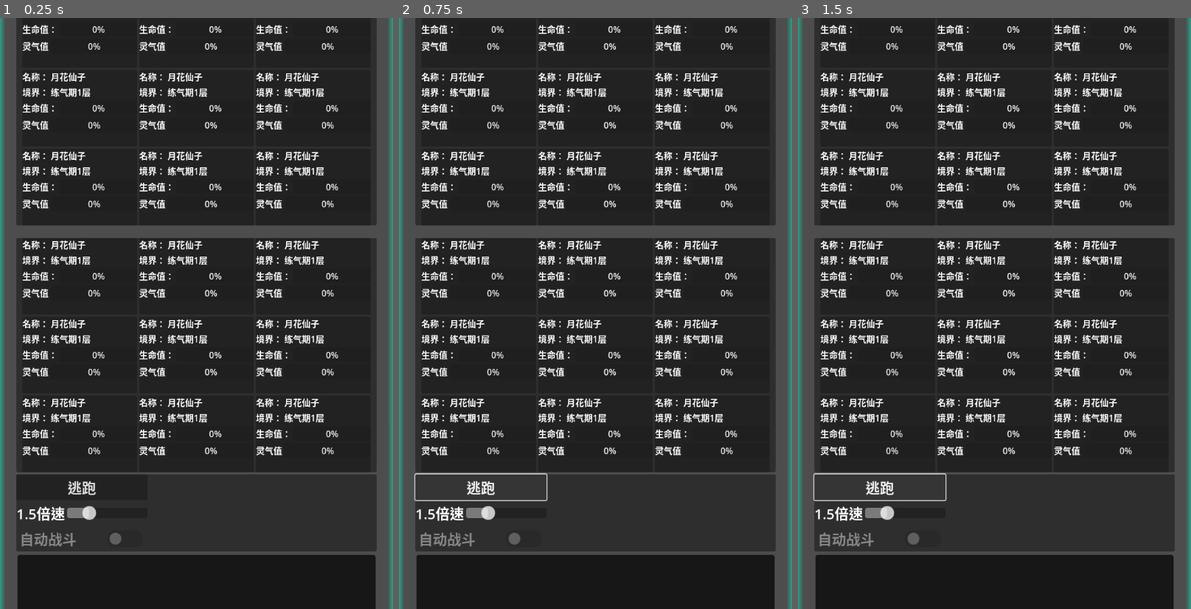
Above: before the commit, frames 1-3 (left to right).
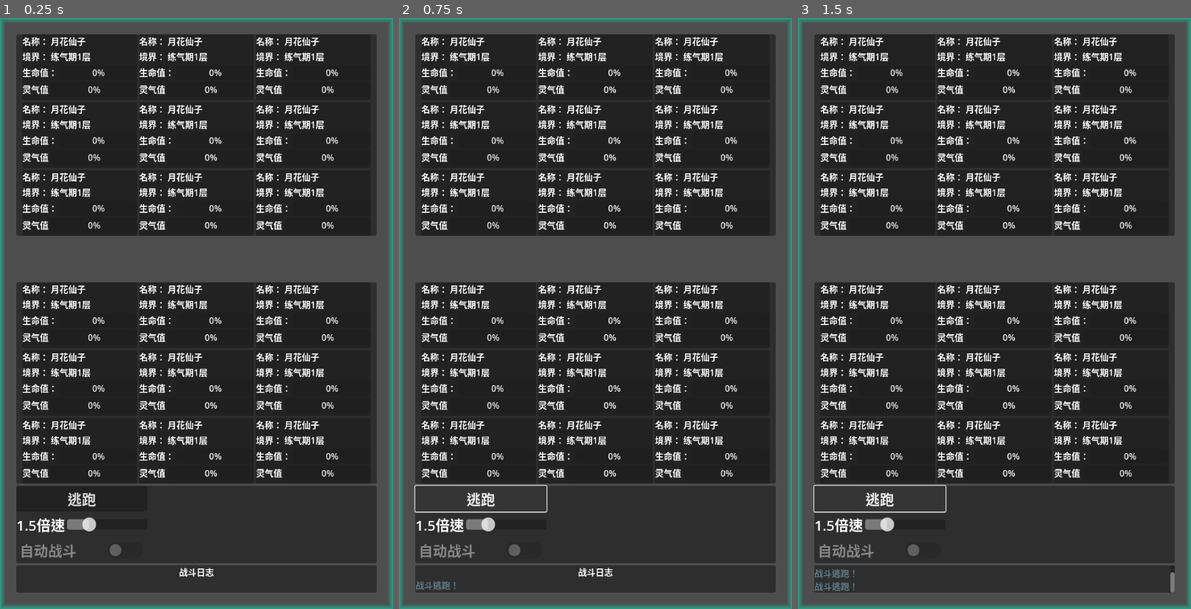
Above: after the commit, the same moments.

Repository: seven-it-work/godot-compoent
Game: Godot game, scene res://战斗/战斗场景.tscn
Two runs of this game, one before a commit and one after it. Both use one fixed random seed, a clock stepped at 60 frames per second and the inputs below.
Inputs:
- Up to frame 1 (0.25 s): no input
- Up to frame 2 (0.75 s): click "逃跑" at 0.5 s
- Up to frame 3 (1.5 s): click "逃跑" at 1.25 s

The runs differ from the first frame. In frame 1, 29% of the frame differs, in the area x 0-100%, y 0-100%; in frame 2, 29%; in frame 3, 29%.

Commit message:
refactor(战斗场景): 调整面板尺寸和简化日志样式
移除战斗日志的冗余样式资源并调整多个面板的最小尺寸，优化界面布局

Diff:
--- a/godot-compoent/战斗/战斗中的人员面板.tscn
+++ b/godot-compoent/战斗/战斗中的人员面板.tscn
@@ -3,7 +3,7 @@
 [ext_resource type="PackedScene" uid="uid://demwadgunawnc" path="res://成长属性/成长属性组件.tscn" id="1_5lwf2"]
 
 [node name="战斗中的人员面板" type="PanelContainer"]
-custom_minimum_size = Vector2(210, 140)
+custom_minimum_size = Vector2(210, 120)
 
 [node name="VBoxContainer" type="VBoxContainer" parent="."]
 layout_mode = 2
--- a/godot-compoent/战斗/战斗场景.tscn
+++ b/godot-compoent/战斗/战斗场景.tscn
@@ -51,23 +51,6 @@
 corner_radius_bottom_right = 4
 corner_radius_bottom_left = 4
 corner_detail = 6
-
-[sub_resource type="StyleBoxFlat" id="StyleBoxFlat_log"]
-content_margin_left = 8.0
-content_margin_top = 8.0
-content_margin_right = 8.0
-content_margin_bottom = 8.0
-bg_color = Color(0.0, 0.0, 0.0, 0.7)
-corner_radius_top_left = 6
-corner_radius_top_right = 6
-corner_radius_bottom_right = 6
-corner_radius_bottom_left = 6
-corner_detail = 8
-border_width_left = 2
-border_width_top = 2
-border_width_right = 2
-border_width_bottom = 2
-border_color = Color(0.3, 0.3, 0.3, 1.0)
 
 [sub_resource type="DPITexture" id="DPITexture_qg6y6"]
 _source = "<svg xmlns=\"http://www.w3.org/2000/svg\" width=\"32\" height=\"16\"><rect width=\"30\" height=\"14\" x=\"1\" y=\"1\" fill=\"#fff\" fill-opacity=\".75\" rx=\"7\"/><circle cx=\"24\" cy=\"8\" r=\"5\" fill=\"#1a1a1a\"/></svg>
@@ -149,7 +132,6 @@
 layout_mode = 2
 
 [node name="HSeparator" type="PanelContainer" parent="PanelContainer/VBoxContainer"]
-custom_minimum_size = Vector2(15, 15)
 layout_mode = 2
 size_flags_vertical = 3
 theme_override_styles/panel = SubResource("StyleBoxEmpty_jso2u")
@@ -211,27 +193,20 @@
 size_flags_horizontal = 3
 
 [node name="战斗日志" type="PanelContainer" parent="PanelContainer/VBoxContainer"]
-custom_minimum_size = Vector2(0, 150)
-layout_mode = 2
-theme_override_styles/panel = SubResource("StyleBoxFlat_log")
+custom_minimum_size = Vector2(0, 50)
+layout_mode = 2
 
 [node name="ScrollContainer" type="ScrollContainer" parent="PanelContainer/VBoxContainer/战斗日志"]
 layout_mode = 2
-anchors_preset = 15
-anchor_right = 1.0
-anchor_bottom = 1.0
-grow_horizontal = 2
-grow_vertical = 2
 
 [node name="日志文本" type="RichTextLabel" parent="PanelContainer/VBoxContainer/战斗日志/ScrollContainer"]
-name = "日志文本"
-layout_mode = 2
-size_flags_horizontal = 2
-size_flags_vertical = 2
-theme_override_font_sizes/font_size = 18
+layout_mode = 2
+size_flags_horizontal = 3
+size_flags_vertical = 3
 bbcode_enabled = true
-text = "[center]战斗日志[/center]\n"
-
+text = "[center]战斗日志[/center]
+"
+
+[connection signal="pressed" from="PanelContainer/VBoxContainer/操作面板/HBoxContainer/操作/逃跑" to="." method="_on_逃跑_pressed"]
 [connection signal="value_changed" from="PanelContainer/VBoxContainer/操作面板/HBoxContainer/操作/倍速/HSlider" to="." method="_on_h_slider_value_changed"]
 [connection signal="toggled" from="PanelContainer/VBoxContainer/操作面板/HBoxContainer/操作/自动战斗" to="." method="_on_自动战斗_toggled"]
-[connection signal="pressed" from="PanelContainer/VBoxContainer/操作面板/HBoxContainer/操作/逃跑" to="." method="_on_逃跑_pressed"]
